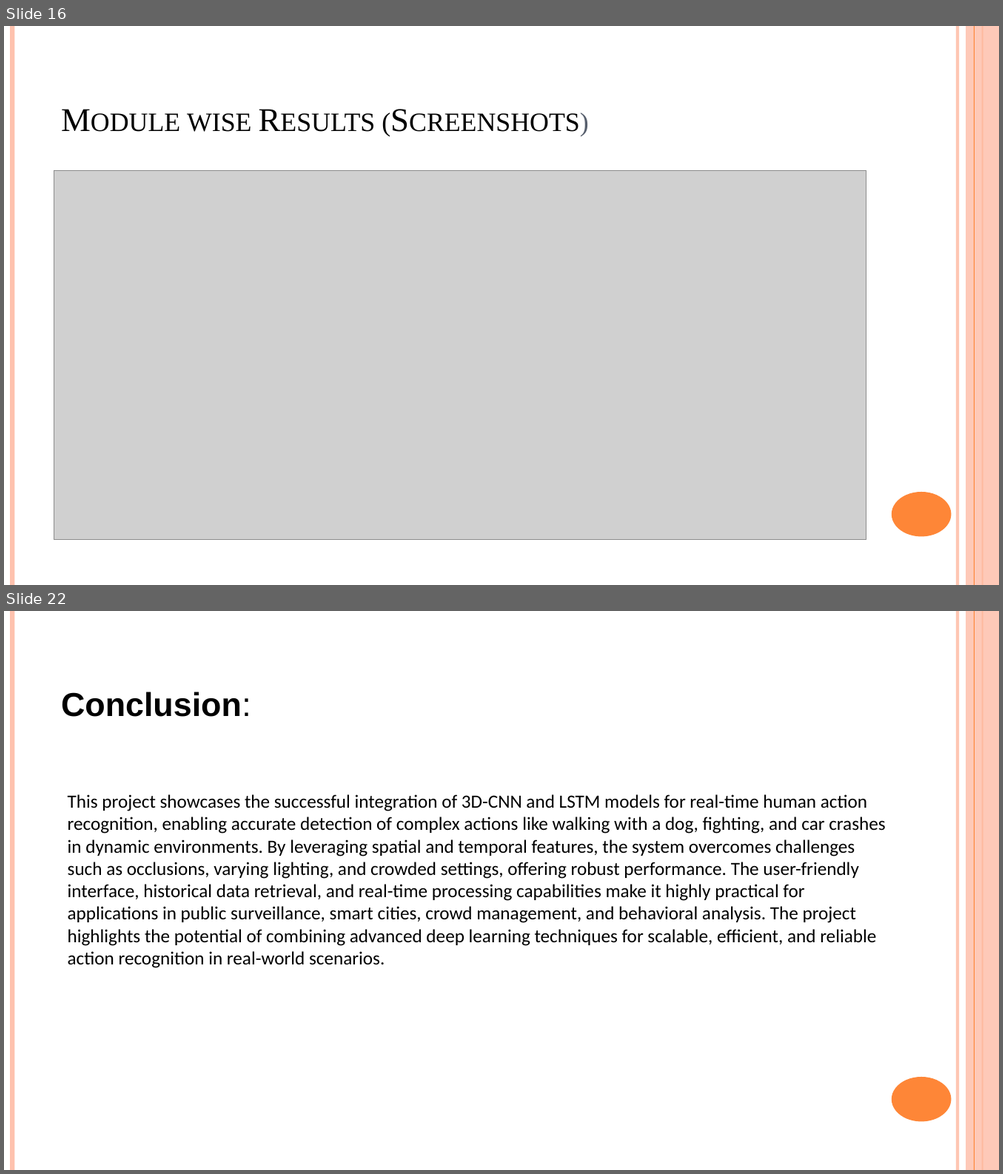
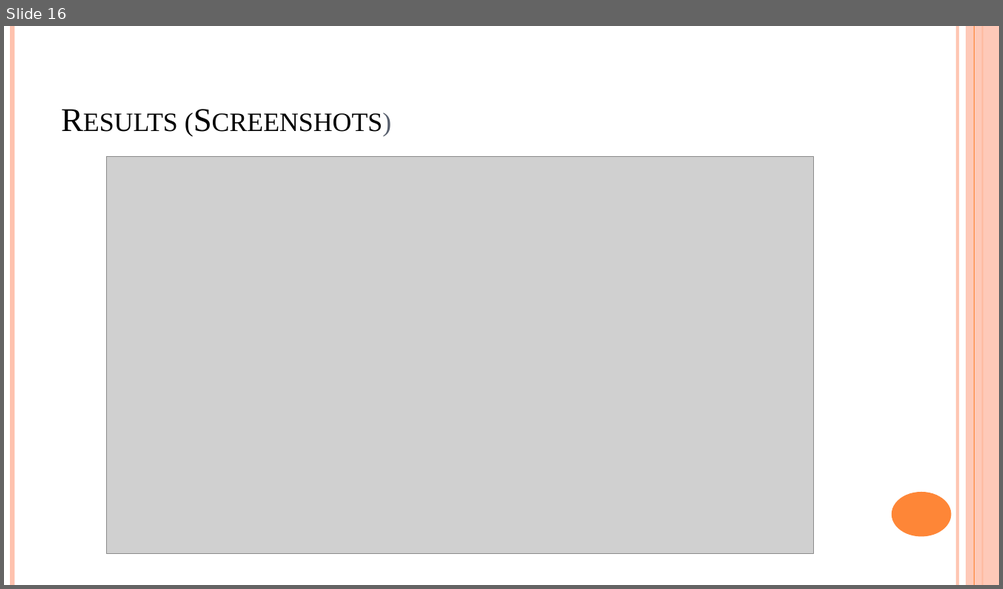
Before and after one commit to karthikeya-goud/Mini_project, a slide deck: B10 PRC 3.pptx. Shown one above the other, each under a label of ours: slides 16 and 22 before the commit, slide 16 after it; the slides between them are not shown. The pictures are 1003x1174 and 1003x589 pixels, drawn with LibreOffice and Linux fonts; fonts in the diff are those of the drawing; grey boxes stand for pictures. Boxes give left, top, right and bottom in pixels: in the first picture for what was removed or moved away, otherwise in the second. Text is boxed around its words. In the diff, an @@ line names an element or a change of style, - is before the commit and + after.

```diff
--- a/B10 PRC 3.pptx
+++ b/B10 PRC 3.pptx
@@ slide 22 removed at (4, 611, 999, 1170), background #FFFFFF; not listed: 6 template elements that a slide beside it also shows @@
@@ title removed at (61, 692, 251, 717) @@
-Conclusion:
@@ text removed at (68, 795, 885, 968) @@
-This project showcases the successful integration of 3D-CNN and LSTM models for real-time human action recognition, enabling accurate detection of complex actions like walking with a dog, fighting, and car crashes in dynamic environments. By leveraging spatial and temporal features, the system overcomes challenges such as occlusions, varying lighting, and crowded settings, offering robust performance. The user-friendly interface, historical data retrieval, and real-time processing capabilities make it highly practical for applications in public surveillance, smart cities, crowd management, and behavioral analysis. The project highlights the potential of combining advanced deep learning techniques for scalable, efficient, and reliable action recognition in real-world scenarios.
@@ slide 16 changed as well @@
@@ title at (187, 113, 251, 132): text changed @@
-Module wise Results (Screenshots)
+Results (Screenshots)
@@ picture: place and size @@
-picture at (54, 171, 867, 540)
+picture at (106, 156, 814, 554)
```
Also in this commit, not shown: 15 other slides changed, 3 slides added, 5 other slides removed.
